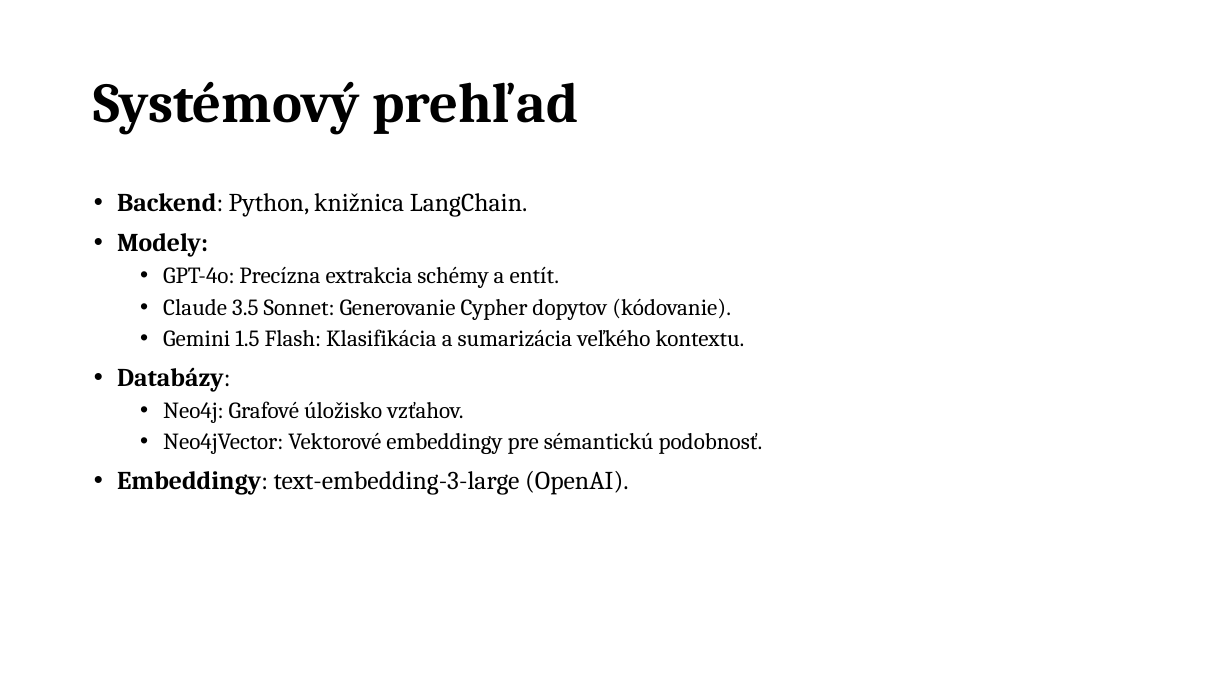
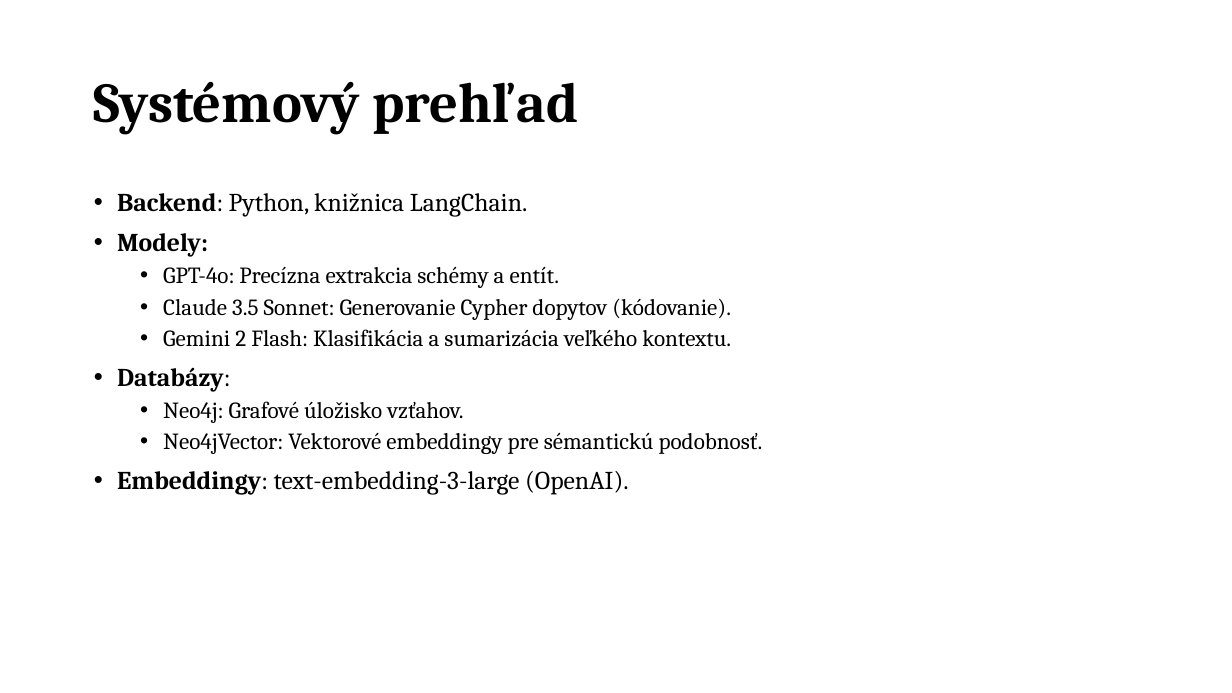
Before and after one commit to samuelbagin1/llm-knowledge-graph, a slide deck: slide 3 of presentations/Využitie LLM pre analýzu právnych dokumentov nove.pptx. Drawn at 1232x693 pixels with LibreOffice and Linux fonts; fonts in the diff are those of the drawing. Boxes give left, top, right and bottom in pixels: in the first picture for what was removed or moved away, otherwise in the second. Text is boxed around its words. In the diff, an @@ line names an element or a change of style, - is before the commit and + after.

```diff
--- a/presentations/Využitie LLM pre analýzu právnych dokumentov nove.pptx
+++ b/presentations/Využitie LLM pre analýzu právnych dokumentov nove.pptx
@@ text at (163,329,731,347): text changed @@
-  • Gemini 1.5 Flash: Klasifikácia a sumarizácia veľkého kontextu.
+  • Gemini 2 Flash: Klasifikácia a sumarizácia veľkého kontextu.
```
Also in this commit, not shown: 7 other slides changed, 2 slides added, 3 other files.
